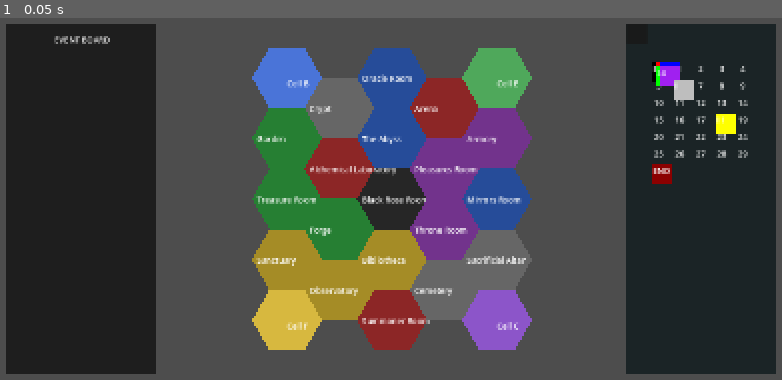
Above: before the commit, frame 1.
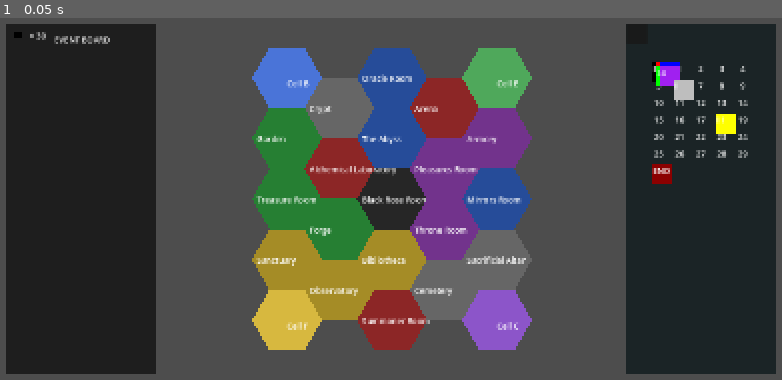
Above: after the commit, the same moment.

Repository: bbcastle15/BRWR
Game: Godot game, scene res://game.tscn
The game is run twice, just before and just after one commit, with the same random seed, the same clock (stepped at 60 frames per second) and the same inputs. The project has no main scene, so this scene is started directly.
Inputs:
- Up to frame 1 (0.05 s): no input

The runs differ from the first frame. In frame 1, less than 0.1% of the frame differs, in the area x 1-6%, y 3-7%.

Commit message:
Add Black Rose instability placement system

Diff:
--- /dev/null
+++ b/brwr/cube.gd
@@ -0,0 +1,24 @@
+extends Control
+
+enum OwnerType {
+	BLACK_ROSE,
+	PLAYER
+}
+
+@export var owner_type: OwnerType = OwnerType.BLACK_ROSE
+@export var player_index: int = -1
+@export var cube_color: Color = Color.BLACK
+
+const CUBE_SIZE = Vector2(14, 14)
+
+
+func _ready():
+	custom_minimum_size = CUBE_SIZE
+	size = CUBE_SIZE
+
+	$Body.position = Vector2.ZERO
+	$Body.size = CUBE_SIZE
+	$Body.color = cube_color
+
+	# Deve stare davanti alla grafica della Room
+	z_index = 10
--- /dev/null
+++ b/brwr/cube.tscn
@@ -0,0 +1,23 @@
+[gd_scene format=3 uid="uid://bu5drjf80kukm"]
+
+[ext_resource type="Script" uid="uid://c2p0gqevfcsxj" path="res://cube.gd" id="1_jbd7x"]
+
+[node name="Cube" type="Control" unique_id=910034874]
+layout_mode = 3
+anchors_preset = 15
+anchor_right = 1.0
+anchor_bottom = 1.0
+offset_right = -1584.0
+offset_bottom = -884.0
+grow_horizontal = 2
+grow_vertical = 2
+script = ExtResource("1_jbd7x")
+
+[node name="Body" type="ColorRect" parent="." unique_id=407023589]
+layout_mode = 1
+anchors_preset = 15
+anchor_right = 1.0
+anchor_bottom = 1.0
+grow_horizontal = 2
+grow_vertical = 2
+color = Color(0.029944023, 0.108802445, 0.12919992, 1)
--- a/brwr/event_board.gd
+++ b/brwr/event_board.gd
@@ -1,4 +1,10 @@
 extends Control
+
+var cube_scene = preload("res://cube.tscn")
+
+const BLACK_ROSE_MAX_CUBES: int = 30
+
+var black_rose_cube_count: int = BLACK_ROSE_MAX_CUBES
 
 var active_events: Array = [
 	null,
@@ -8,3 +14,57 @@
 
 var event_discard: Array = []
 var quest_discard: Array = []
+
+
+func _ready():
+	create_cube_pool_ui()
+	update_black_rose_cube_pool()
+
+func create_cube_pool_ui():
+	var pool = $BlackRoseCubePool
+
+	# Un singolo cubo grafico rappresentativo.
+	var cube = cube_scene.instantiate()
+	cube.name = "CubePreview"
+	cube.owner_type = cube.OwnerType.BLACK_ROSE
+	cube.cube_color = Color.BLACK
+	cube.position = Vector2(15, 15)
+
+	pool.add_child(cube)
+
+	# Contatore.
+	var label = Label.new()
+	label.name = "CountLabel"
+	label.position = Vector2(45, 12)
+	label.text = "× 0"
+
+	pool.add_child(label)
+
+func update_black_rose_cube_pool():
+	var label = $BlackRoseCubePool.get_node_or_null("CountLabel")
+
+	if label != null:
+		label.text = "× " + str(black_rose_cube_count)
+
+
+func set_black_rose_cube_count(value: int):
+	black_rose_cube_count = max(value, 0)
+	update_black_rose_cube_pool()
+
+
+func take_black_rose_cubes(amount: int) -> int:
+	var taken = min(amount, black_rose_cube_count)
+
+	black_rose_cube_count -= taken
+	update_black_rose_cube_pool()
+
+	return taken
+
+
+func return_black_rose_cubes(amount: int):
+	black_rose_cube_count = min(
+		black_rose_cube_count + max(amount, 0),
+		BLACK_ROSE_MAX_CUBES
+	)
+
+	update_black_rose_cube_pool()
--- a/brwr/game.gd
+++ b/brwr/game.gd
@@ -73,6 +73,15 @@
 	create_lodge()
 	$PowerBoard.initialize(player_count)
 	await $PowerBoard.initialize(player_count)
+	var test_room = find_room("crypt")
+
+	if test_room != null:
+		place_black_rose_instability("crypt", 5)
+		remove_black_rose_instability("crypt", 10)
+
+		print("Crypt instability: ", test_room.get_instability_count())
+		print("Black Rose cubes: ", test_room.get_instability_by_owner(-1))
+		print("Player 1 cubes: ", test_room.get_instability_by_owner(0))
 
 
 
@@ -144,7 +153,7 @@
 
 func create_room(room_data, hex_position: Vector2i):
 	var room = room_scene.instantiate()
-
+	room.set_meta("room_id", room_data["id"])
 	room.room_name = room_data["name"]
 	room.room_color = get_room_color(room_data["color"])
 	room.radius = HEX_RADIUS
@@ -237,3 +246,54 @@
 		var temp = array[i]
 		array[i] = array[j]
 		array[j] = temp
+
+func find_room(room_id: String):
+	for child in get_children():
+		if child.has_meta("room_id"):
+			if child.get_meta("room_id") == room_id:
+				return child
+
+	return null
+
+func place_black_rose_instability(room_id: String, amount: int = 1):
+	var room = find_room(room_id)
+
+	if room == null:
+		print("ERRORE: stanza non trovata: ", room_id)
+		return
+
+	var taken = $EventBoard.take_black_rose_cubes(amount)
+
+	for i in range(taken):
+		room.add_instability_cube(-1)
+
+	print(
+		"Black Rose placed ",
+		taken,
+		" instability in ",
+		room.room_name
+	)
+
+func remove_black_rose_instability(room_id: String, amount: int = 1):
+	var room = find_room(room_id)
+
+	if room == null:
+		print("ERRORE: stanza non trovata: ", room_id)
+		return
+
+	var removed = 0
+
+	for i in range(amount):
+		if room.remove_instability_cube(-1):
+			removed += 1
+		else:
+			break
+
+	$EventBoard.return_black_rose_cubes(removed)
+
+	print(
+		"Removed ",
+		removed,
+		" Black Rose instability from ",
+		room.room_name
+	)
--- a/brwr/room.gd
+++ b/brwr/room.gd
@@ -1,9 +1,10 @@
 extends Node2D
-
+var cube_scene = preload("res://cube.tscn")
 @export var room_name: String = "Room"
 @export var room_color: Color = Color.DIM_GRAY
 @export var radius: float = 150.0
-
+var instability_cubes: Array = []
+var instability_cube_nodes: Array = []
 func _ready():
 	var background = $Background
 
@@ -21,3 +22,83 @@
 	background.color = room_color
 
 	$RoomName.text = room_name
+func add_instability_cube(owner_id: int):
+	instability_cubes.append(owner_id)
+
+	var cube = cube_scene.instantiate()
+
+	if owner_id == -1:
+		cube.owner_type = cube.OwnerType.BLACK_ROSE
+		cube.cube_color = Color.BLACK
+	else:
+		cube.owner_type = cube.OwnerType.PLAYER
+		cube.player_index = owner_id
+		cube.cube_color = get_player_color(owner_id)
+
+	add_child(cube)
+	instability_cube_nodes.append(cube)
+
+	update_instability_cube_positions()
+
+	print(
+		room_name,
+		" received instability from owner ",
+		owner_id,
+		" | Total: ",
+		instability_cubes.size()
+	)
+
+
+func remove_instability_cube(owner_id: int) -> bool:
+	var index = instability_cubes.find(owner_id)
+
+	if index == -1:
+		return false
+
+	instability_cubes.remove_at(index)
+
+	var cube = instability_cube_nodes[index]
+	instability_cube_nodes.remove_at(index)
+	cube.queue_free()
+
+	update_instability_cube_positions()
+
+	return true
+
+
+func get_instability_count() -> int:
+	return instability_cubes.size()
+
+
+func get_instability_by_owner(owner_id: int) -> int:
+	return instability_cubes.count(owner_id)
+
+func get_player_color(player_index: int) -> Color:
+	var colors = [
+		Color.RED,
+		Color.BLUE,
+		Color.GREEN,
+		Color.PURPLE,
+		Color.YELLOW,
+		Color.WHITE
+	]
+
+	if player_index < 0 or player_index >= colors.size():
+		return Color.GRAY
+
+	return colors[player_index]
+
+func update_instability_cube_positions():
+	var start_position = Vector2(-25, 25)
+	var spacing = 16
+
+	for i in range(instability_cube_nodes.size()):
+		var cube = instability_cube_nodes[i]
+
+		var column = i % 4
+		var row = int(i / 4)
+
+		cube.position = start_position + Vector2(
+			column * spacing,
+			row * spacing
+		)
Not shown, added: brwr/cube.gd.uid
